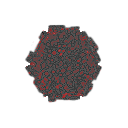
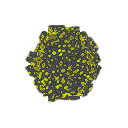
Layers edited between the first and the second 128 x 128 image:
painted on "Layer 3" over [26, 24, 102, 103]
removed layer "Layer 2" over [26, 24, 102, 103]
